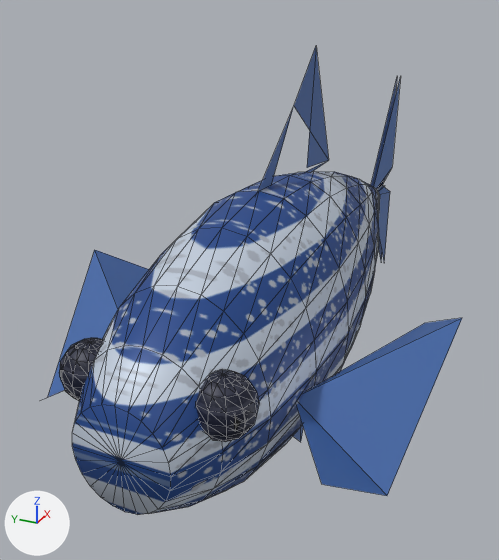
What one commit did to the glTF model public/models/zebra-danio-wild.glb.
Rendered twice from a camera (50 mm lens) standing at (-2.39, -0.95, 1.24) and looking at (0.25, 0.24, -0.08). The axes (+X, +Y, +Z) are drawn at lower left. The lights are the same throughout. The picture after the commit comes second. Mesh edges are drawn as thin lines. Vertices at exactly the same position are counted once.

The older version as bpy lines, for what is in view:
```python
me_fish = bpy.data.meshes.new('fish')
me_fish.from_pydata(...)  # 584 vertices, 1089 faces; spans x -1.15..1.95, y -0.75..0.75, z -0.95..0.95
me_fish.materials.append(mat_fish_material)
# before: 290 (-0.9, -0.5, -0.1) at pixel (321, 484), 291 (-0.7, -0.65, -0.25) at pixel (387, 495), 293 (-0.2, -0.75, 0.15) at pixel (462, 317)
# before: 295 (-0.9, 0.5, -0.1), 296 (-0.7, 0.65, -0.25) at pixel (47, 397), 298 (-0.2, 0.75, 0.15) at pixel (94, 249)
ob_zebra_danio = bpy.data.objects.new('zebra_danio', me_fish)
ob_zebra_danio.location = (0.0, 0.0, 0.0)
```
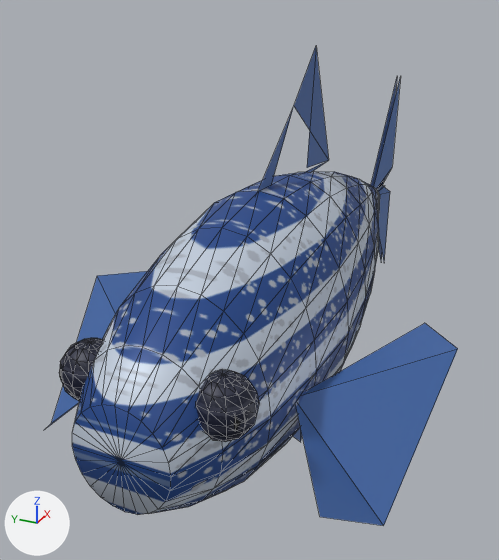
The newer file adds a shape key; the second version is drawn at full value of the shape key 'target_7' of 'zebra_danio', and the change is written as the vertex moves it makes.

Where the change shows, as pixel boxes [x1, y1, x2, y2] in the pictures (499 x 560 px; the box of a moved part takes in the faces that stretch with it):
'zebra_danio', reshaped
    before: [48, 47, 462, 515]
    after: [44, 47, 458, 526]
part 1 of me_fish, moved or reshaped
    before: [296, 318, 462, 496]
    after: [296, 323, 458, 526]
part 2 of me_fish, moved or reshaped
    before: [48, 250, 149, 397]
    after: [44, 271, 147, 430]

What the commit changed:
me_fish has 584 vertices, 1089 faces and spans x -1.15..1.95, y -0.75..0.75, z -0.95..0.95.
me_fish is used by ob_zebra_danio; location (0.0, 0.0, 0.0).
Part 1, on me_fish:
Vertices 290, 291, 293 of me_fish move by (0.0, 0.0, -0.12).
Part 2, on me_fish:
Vertices 295, 296, 298 of me_fish move by (0.0, 0.0, -0.12).
